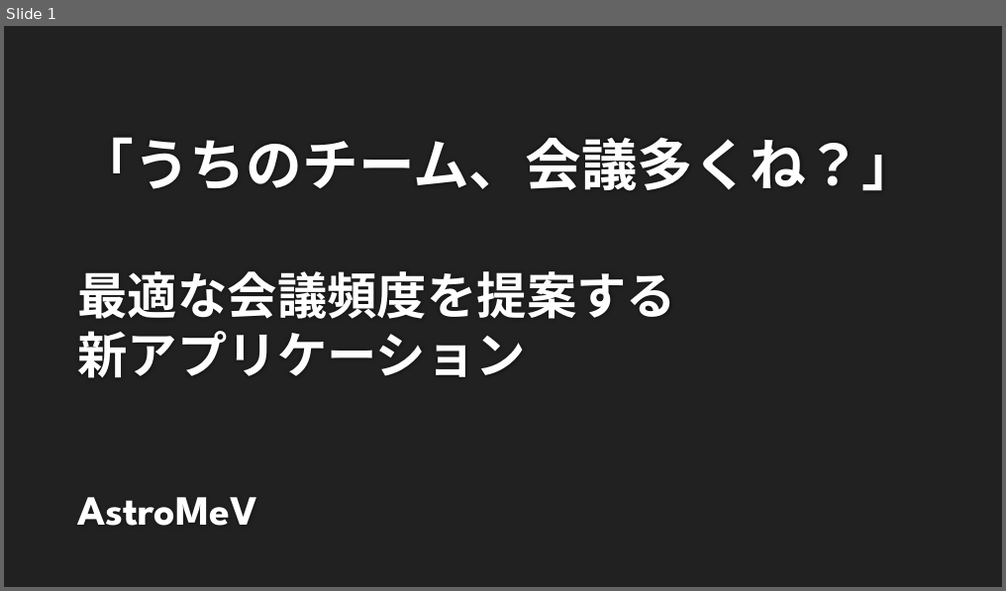
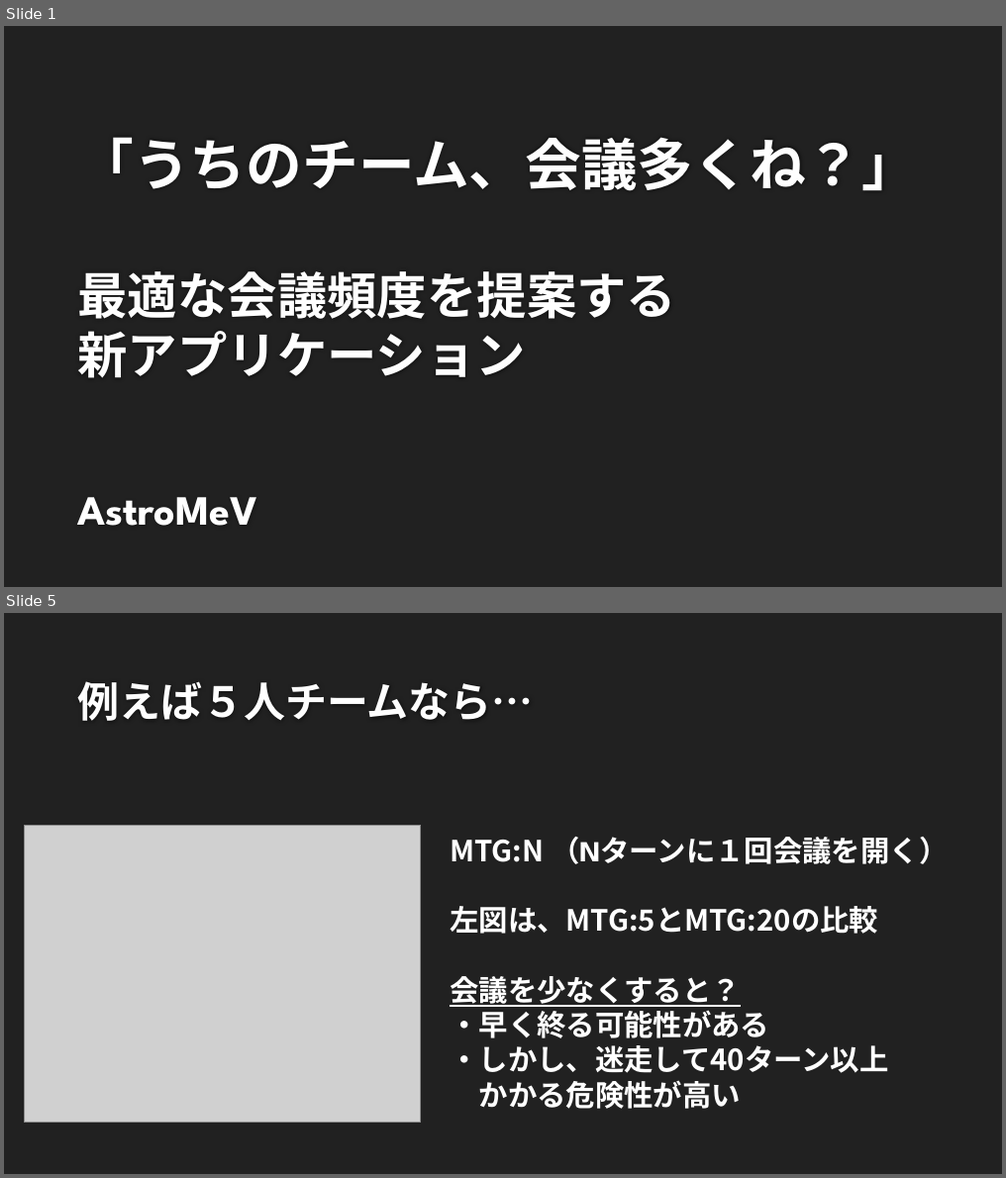
Before and after one commit to AstroMev/TeamSimulation, a slide deck: TeamProgressSimulation.pptx. Shown one above the other, each under a label of ours: slide 1 before the commit, slides 1 and 5 after it; the slides between them are not shown. The pictures are 1006x591 and 1006x1178 pixels, drawn with LibreOffice and Linux fonts; fonts in the diff are those of the drawing; grey boxes stand for pictures; background and template pictures are left out. Boxes give left, top, right and bottom in pixels: in the first picture for what was removed or moved away, otherwise in the second. Text is boxed around its words. In the diff, an @@ line names an element or a change of style, - is before the commit and + after.

```diff
--- a/TeamProgressSimulation.pptx
+++ b/TeamProgressSimulation.pptx
@@ slide 5 added at [4,613,1002,1174], background #212121 @@
@@ title added at [78,681,534,721], 40 pt, text #FEFEFE, bold @@
+例えば５人チームなら…
@@ picture added at [24,825,421,1123] @@
@@ text added at [450,837,947,1109], 28 pt, text #FFFFFF, bold @@
+MTG:N （Nターンに１回会議を開く）
+左図は、MTG:5とMTG:20の比較
+会議を少なくすると？
+・早く終る可能性がある
+・しかし、迷走して40ターン以上
+かかる危険性が高い
```
Also in this commit, not shown: 3 slides changed.
